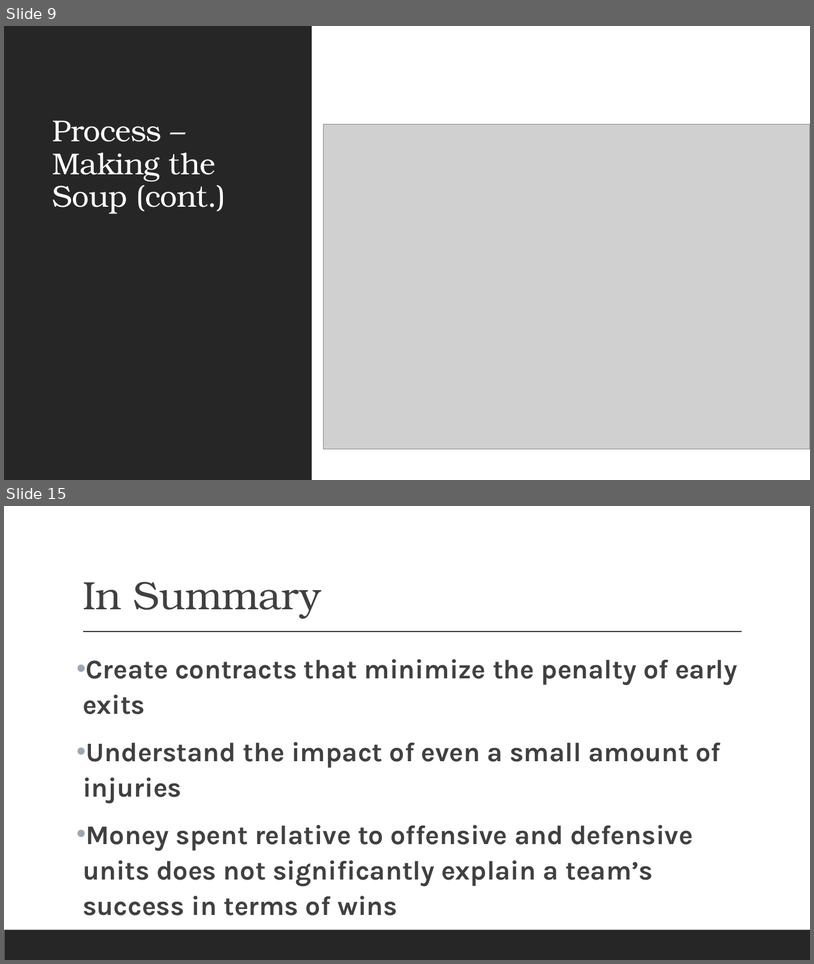
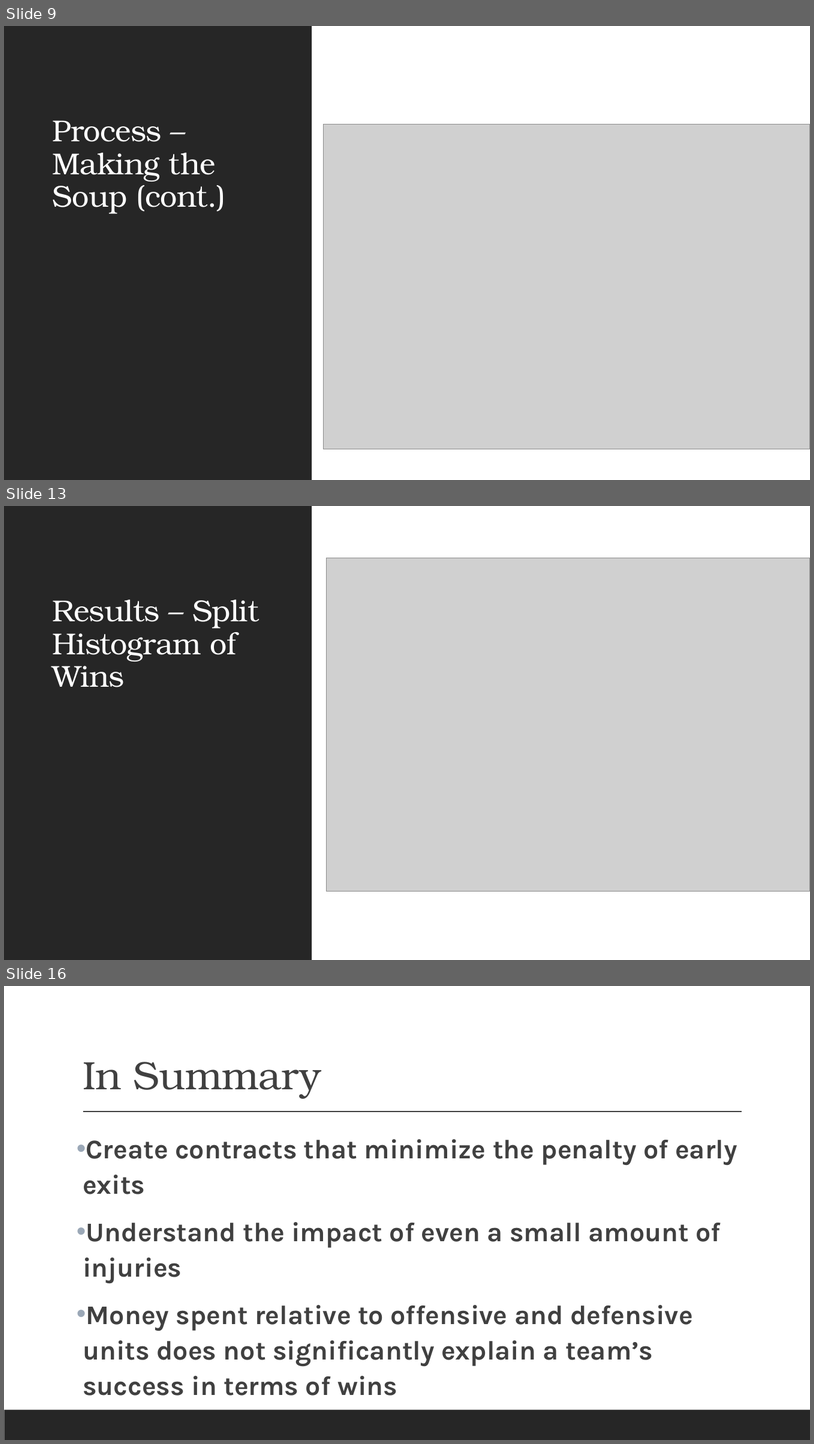
Before and after one commit to jwattier/nycdsa_web_scrape_project, a slide deck: web_scrape_ppt_jwattier – How NFL teams spend.pptx. Shown one above the other, each under a label of ours: slides 9 and 15 before the commit, slides 9, 13 and 16 after it; the slides between them are not shown. The pictures are 814x964 and 814x1444 pixels, drawn with LibreOffice and Linux fonts; fonts in the diff are those of the drawing; grey boxes stand for pictures. Boxes give left, top, right and bottom in pixels: in the first picture for what was removed or moved away, otherwise in the second. Text is boxed around its words. In the diff, an @@ line names an element or a change of style, - is before the commit and + after.

Commit message:
small updates to presentation and code for dual histogram of wins

```diff
--- a/web_scrape_ppt_jwattier – How NFL teams spend.pptx
+++ b/web_scrape_ppt_jwattier – How NFL teams spend.pptx
@@ slide 13 added at [4,506,810,960], background #FFFFFF; not listed: 1 template element that a slide beside it also shows @@
@@ picture added at [326,558,810,891] @@
@@ title added at [53,600,259,687], 36 pt, text #FFFFFF @@
+Results – Split Histogram of Wins
@@ what was slide 15 is now slide 16 @@
```
Also in this commit, not shown: 6 slides changed, 3 other files.
